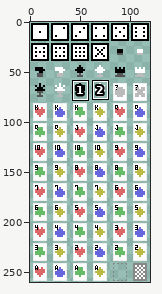
A sprite sheet gets an edit: square/resource.png. The picture above shows the old version from afar; the outline marks the close-up.
Close-up. The starting point:
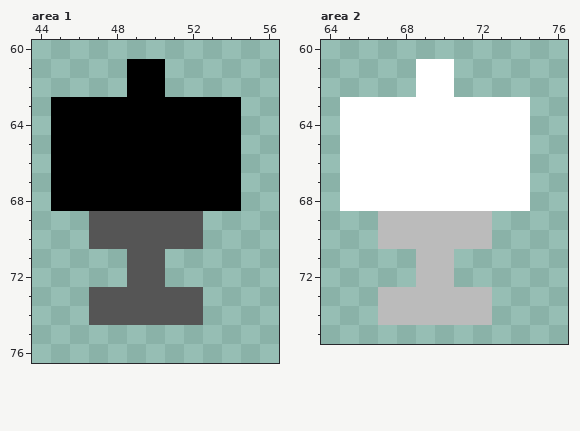
The file is 120x260 pixels. Shown: area 1: x 44..56, y 60..76; area 2: x 64..76, y 60..75. The commit also changed other parts of the picture, which this record leaves out.
New version:
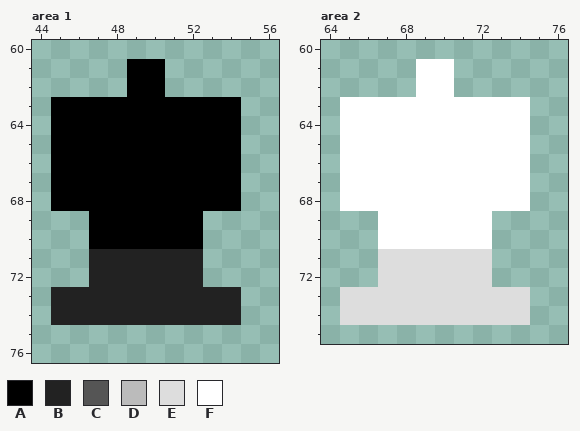
Palette (. is transparent): A #000000  B #222222  C #555555  D #bbbbbb  E #dddddd  F #ffffff
Diff:
{"where": "area 1"}
{"y":69,"x":47,"old":"CCCCCC","new":"AAAAAA"}
{"y":70,"x":47,"old":"CCCCCC","new":"AAAAAA"}
{"y":71,"x":47,"old":"..CC..","new":"BBBBBB"}
{"y":72,"x":47,"old":"..CC..","new":"BBBBBB"}
{"y":73,"x":45,"old":"..CCCCCC..","new":"BBBBBBBBBB"}
{"y":74,"x":45,"old":"..CCCCCC..","new":"BBBBBBBBBB"}
{"where": "area 2"}
{"y":69,"x":67,"old":"DDDDDD","new":"FFFFFF"}
{"y":70,"x":67,"old":"DDDDDD","new":"FFFFFF"}
{"y":71,"x":67,"old":"..DD..","new":"EEEEEE"}
{"y":72,"x":67,"old":"..DD..","new":"EEEEEE"}
{"y":73,"x":65,"old":"..DDDDDD..","new":"EEEEEEEEEE"}
{"y":74,"x":65,"old":"..DDDDDD..","new":"EEEEEEEEEE"}
{"label":"changed","picture_box":[51,211,241,325]}
{"label":"changed","picture_box":[340,211,530,325]}
